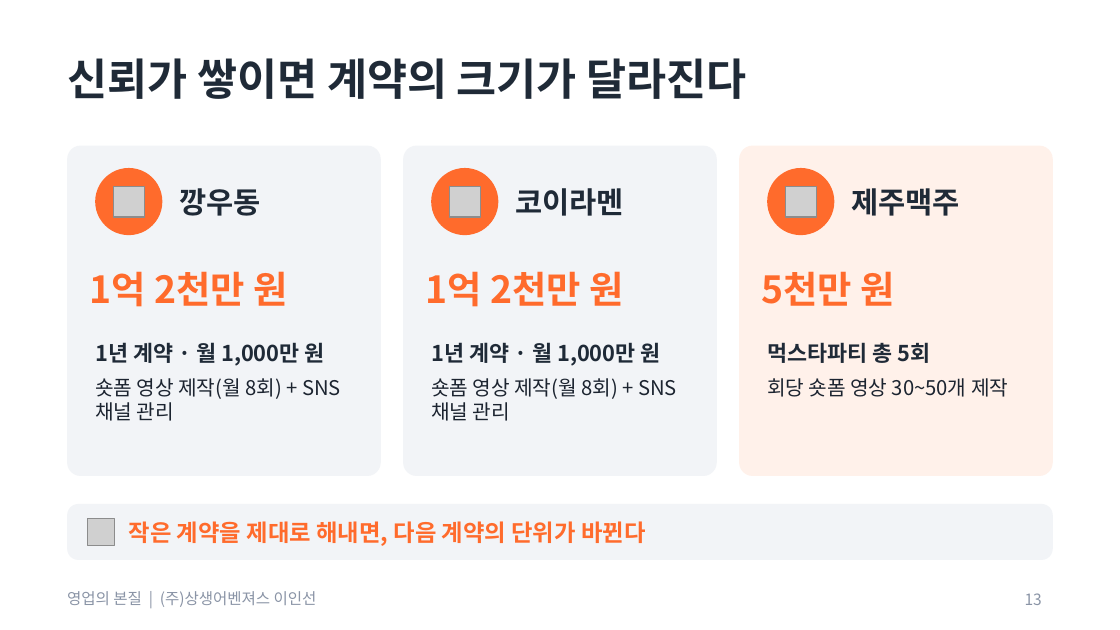
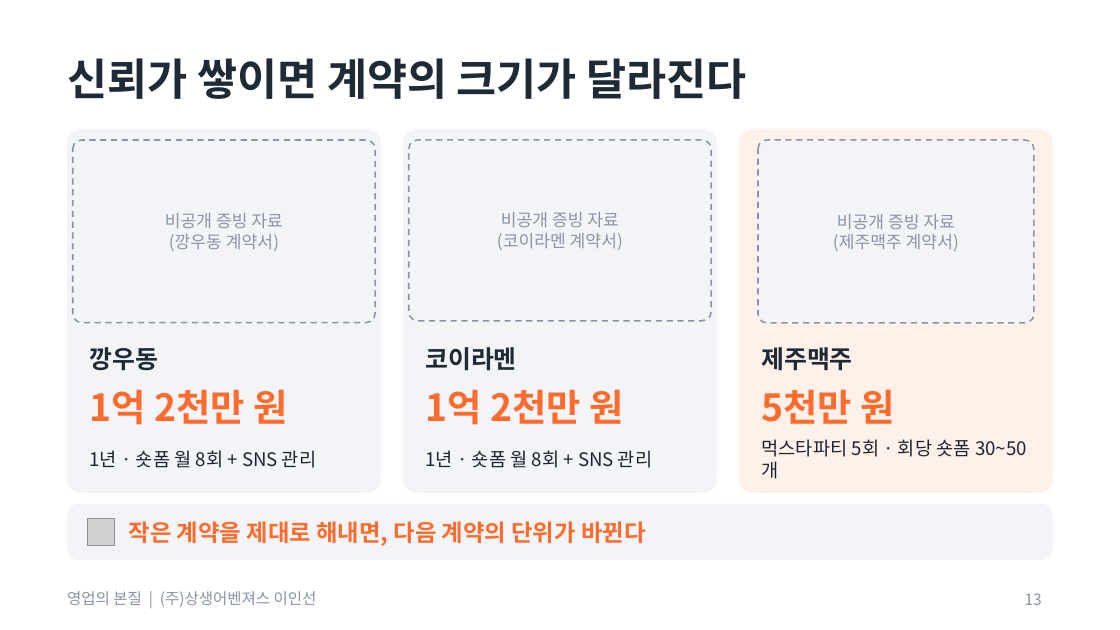
Before and after one commit to aspirinx79-crypto/cmo, a slide deck: slide 13 of docs/sales/영업의_본질_교육자료.pptx. Drawn at 1120x630 pixels with LibreOffice and Linux fonts; fonts in the diff are those of the drawing; grey boxes stand for pictures. Boxes give left, top, right and bottom in pixels: in the first picture for what was removed or moved away, otherwise in the second. Text is boxed around its words. In the diff, an @@ line names an element or a change of style, - is before the commit and + after.

```diff
--- a/docs/sales/영업의_본질_교육자료.pptx
+++ b/docs/sales/영업의_본질_교육자료.pptx
@@ rounded rectangle: place and size @@
-rounded rectangle at [67, 146, 381, 476]
+rounded rectangle at [67, 129, 381, 493]
@@ rounded rectangle added at [73, 140, 375, 323], fill #F2F4F7, outline #8A94A6 1 pt dashed @@
@@ rounded rectangle: place and size @@
-rounded rectangle at [403, 146, 717, 476]
+rounded rectangle at [403, 129, 717, 493]
@@ rounded rectangle added at [409, 140, 711, 320], fill #F2F4F7, outline #8A94A6 1 pt dashed @@
@@ rounded rectangle: place and size @@
-rounded rectangle at [739, 146, 1053, 476]
+rounded rectangle at [739, 129, 1053, 493]
@@ rounded rectangle added at [758, 140, 1034, 323], fill #F2F4F7, outline #8A94A6 1 pt dashed @@
@@ ellipse removed at [95, 168, 162, 235] @@
@@ ellipse removed at [431, 168, 498, 235] @@
@@ ellipse removed at [767, 168, 834, 235] @@
@@ picture removed at [113, 186, 144, 217] @@
@@ picture removed at [449, 186, 480, 217] @@
@@ picture removed at [785, 186, 816, 217] @@
@@ text added at [165, 213, 283, 251], 11 pt, text #8A94A6 @@
+비공개 증빙 자료
+(깡우동 계약서)
@@ text added at [497, 212, 623, 250], 11 pt, text #8A94A6 @@
+비공개 증빙 자료
+(코이라멘 계약서)
@@ text added at [833, 214, 959, 251], 11 pt, text #8A94A6 @@
+비공개 증빙 자료
+(제주맥주 계약서)
@@ text "깡우동": place and size @@
-text "깡우동" at [179, 188, 260, 216]
+text "깡우동" at [90, 347, 158, 371]
@@ text removed at [95, 342, 325, 366] @@
-1년 계약 · 월 1,000만 원
@@ text "코이라멘": place and size @@
-text "코이라멘" at [515, 188, 624, 216]
+text "코이라멘" at [426, 347, 517, 371]
@@ text removed at [431, 342, 661, 366] @@
-1년 계약 · 월 1,000만 원
@@ size 19 to 16 pt in 3 elements at [90, 347, 158, 371], [426, 347, 517, 371], [762, 347, 853, 371] @@
@@ text "제주맥주": place and size @@
-text "제주맥주" at [851, 188, 960, 216]
+text "제주맥주" at [762, 347, 853, 371]
@@ text removed at [767, 342, 931, 363] @@
-먹스타파티 총 5회
@@ text "1억 2천만 원": place and size @@
-text "1억 2천만 원" at [90, 271, 288, 307]
+text "1억 2천만 원" at [90, 389, 288, 425]
@@ text "1억 2천만 원": place and size @@
-text "1억 2천만 원" at [426, 271, 624, 307]
+text "1억 2천만 원" at [426, 389, 624, 425]
@@ text "5천만 원": place and size @@
-text "5천만 원" at [762, 271, 895, 306]
+text "5천만 원" at [762, 389, 895, 424]
@@ vertical alignment top to middle in 3 elements at [90, 450, 316, 468], [426, 450, 652, 468], [762, 439, 1027, 457] @@
@@ text at [762, 439, 1027, 457]: text changed; size 13 to 12 pt @@
-회당 숏폼 영상 30~50개 제작
+먹스타파티 5회 · 회당 숏폼 30~50개
@@ text at [90, 450, 316, 468]: text changed; size 13 to 12 pt @@
-숏폼 영상 제작(월 8회) + SNS 채널 관리
+1년 · 숏폼 월 8회 + SNS 관리
@@ text at [426, 450, 652, 468]: text changed; size 13 to 12 pt @@
-숏폼 영상 제작(월 8회) + SNS 채널 관리
+1년 · 숏폼 월 8회 + SNS 관리
```
Also in this commit, not shown: 2 other slides changed, 4 other files.
